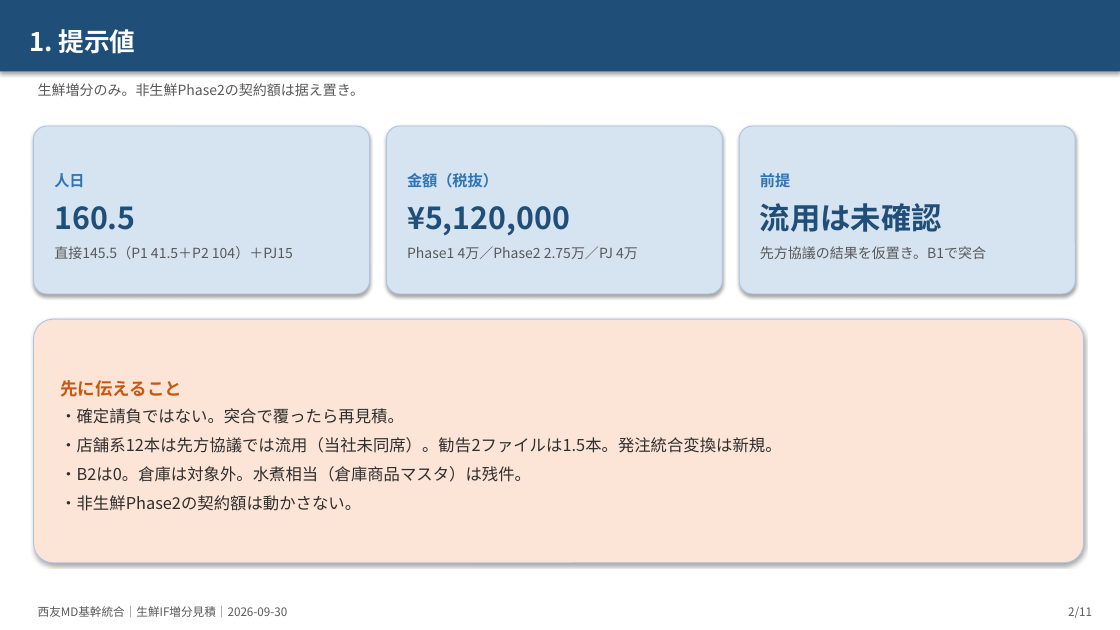
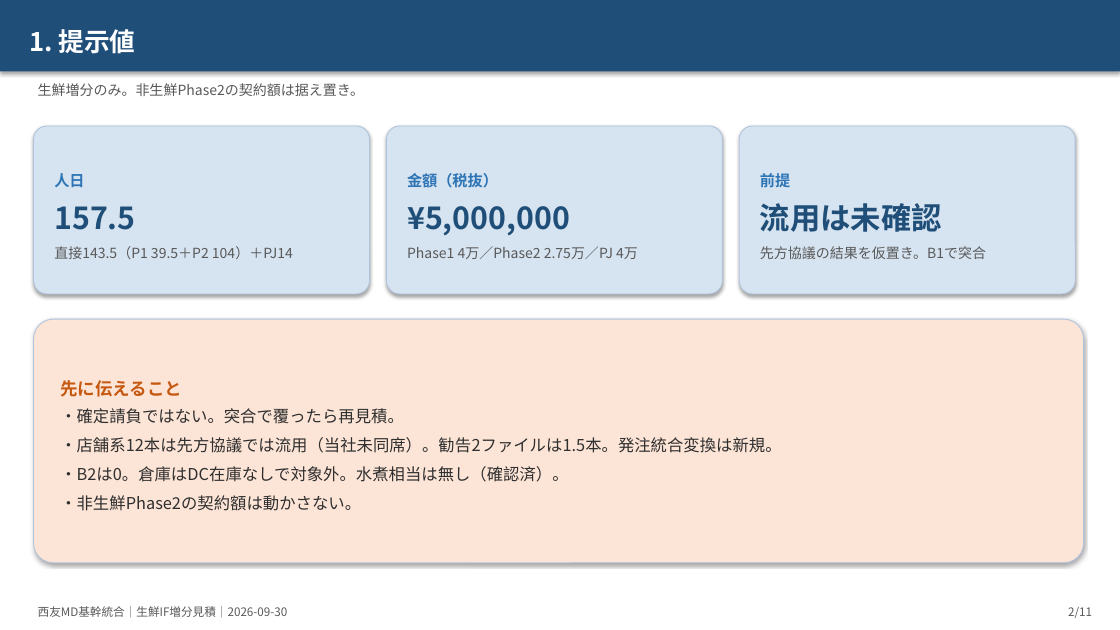
Before and after one commit to ZangPengshi-TREC/Zang_TreC, a slide deck: slide 2 of PMI/Sinops/phase2-detail-design/sources/20260921-生鮮IF増分見積/【説明】生鮮IF増分_標準案見積_リスク着眼_20260921.pptx. Drawn at 1120x630 pixels with LibreOffice and Linux fonts; fonts in the diff are those of the drawing. Boxes give left, top, right and bottom in pixels: in the first picture for what was removed or moved away, otherwise in the second. Text is boxed around its words. In the diff, an @@ line names an element or a change of style, - is before the commit and + after.

```diff
--- a/PMI/Sinops/phase2-detail-design/sources/20260921-生鮮IF増分見積/【説明】生鮮IF増分_標準案見積_リスク着眼_20260921.pptx
+++ b/PMI/Sinops/phase2-detail-design/sources/20260921-生鮮IF増分見積/【説明】生鮮IF増分_標準案見積_リスク着眼_20260921.pptx
@@ text in rounded rectangle at <box>54,206,293,259</box>: text changed @@
-160.5
-直接145.5（P1 41.5＋P2 104）＋PJ15
+157.5
+直接143.5（P1 39.5＋P2 104）＋PJ14
@@ text in rounded rectangle at <box>407,206,570,235</box>: text changed @@
-¥5,120,000
+¥5,000,000
@@ text in rounded rectangle at <box>60,466,568,482</box>: text changed @@
-・B2は0。倉庫は対象外。水煮相当（倉庫商品マスタ）は残件。
+・B2は0。倉庫はDC在庫なしで対象外。水煮相当は無し（確認済）。
```
Also in this commit, not shown: 8 other slides changed, 18 other files.
